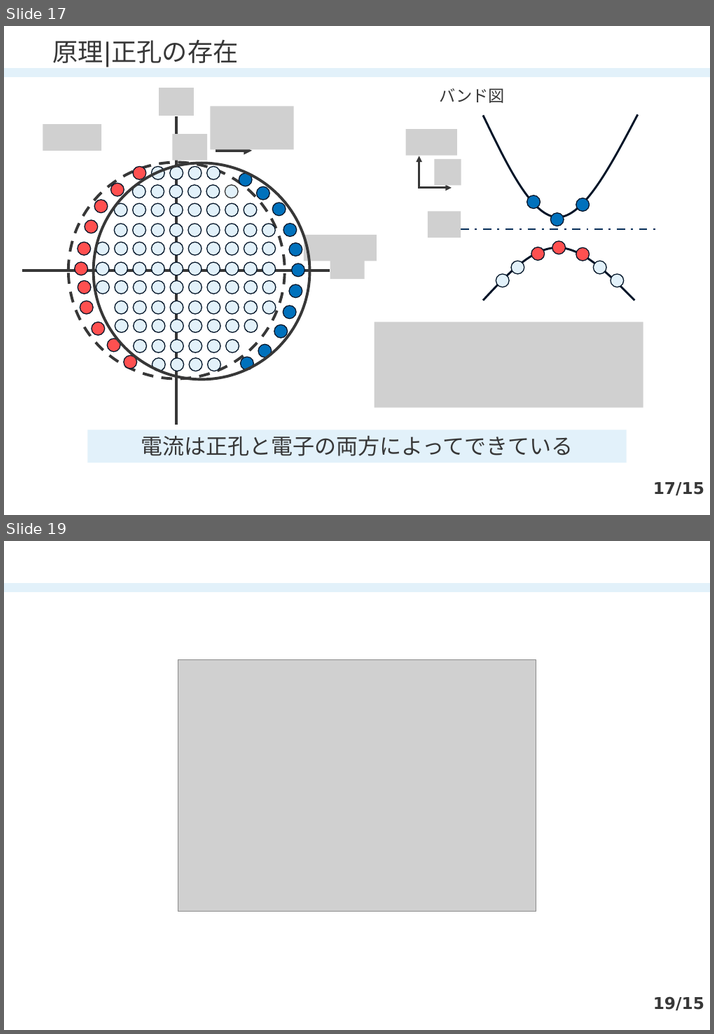
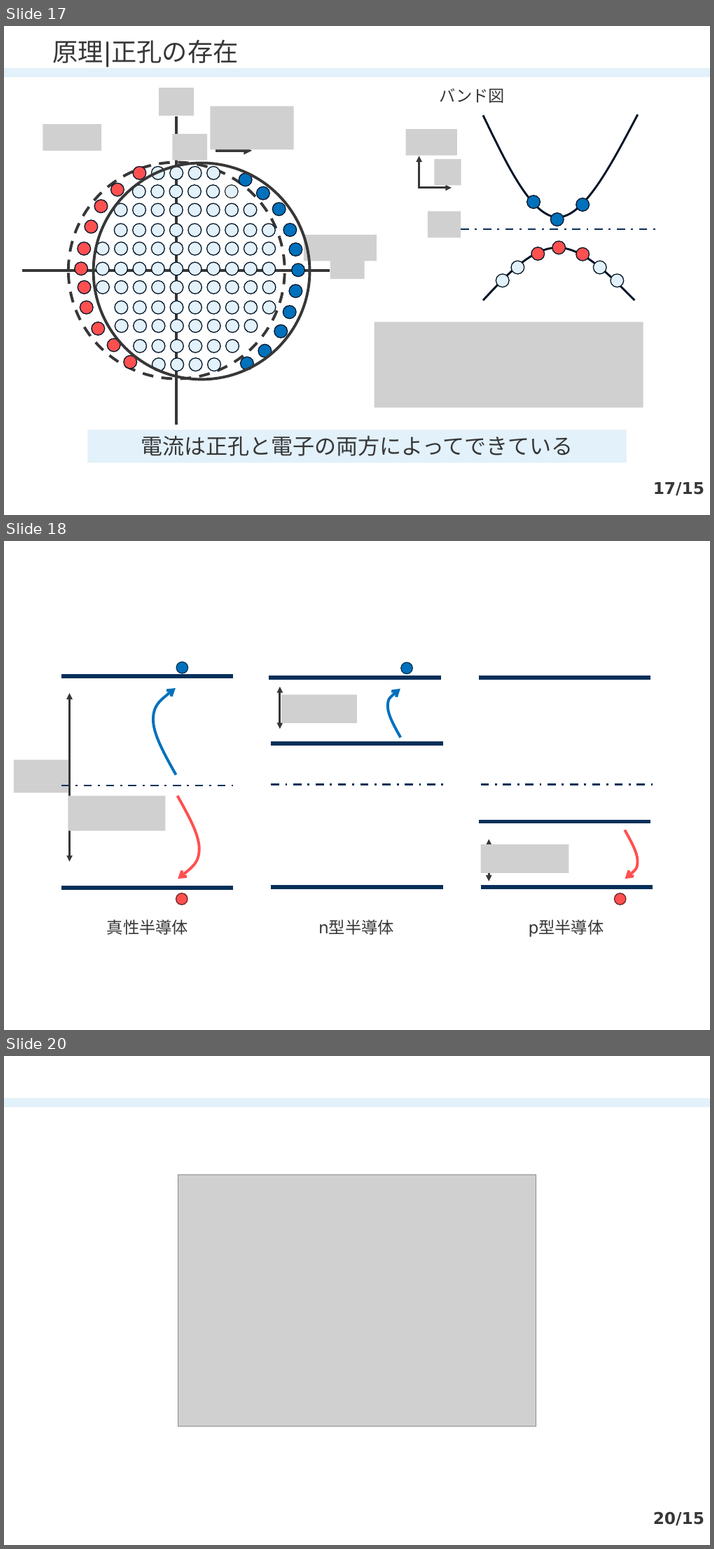
Before and after one commit to xiang-gong3944/----, a slide deck: 2024_06_28_半導体/1522068_半導体.pptx. Shown one above the other, each under a label of ours: slides 17 and 19 before the commit, slides 17, 18 and 20 after it; the slides between them are not shown. The pictures are 714x1034 and 714x1549 pixels, drawn with LibreOffice and Linux fonts; fonts in the diff are those of the drawing; grey boxes stand for pictures. Boxes give left, top, right and bottom in pixels: in the first picture for what was removed or moved away, otherwise in the second. Text is boxed around its words. In the diff, an @@ line names an element or a change of style, - is before the commit and + after.

```diff
--- a/2024_06_28_半導体/1522068_半導体.pptx
+++ b/2024_06_28_半導体/1522068_半導体.pptx
@@ slide 18 added at box(4, 541, 710, 1030), background #FFFFFF @@
@@ ellipse added at box(177, 661, 188, 673), fill #0071BC, outline #003252 1 pt @@
@@ ellipse added at box(401, 662, 413, 674), fill #0071BC, outline #003252 1 pt @@
@@ freeform shape added at box(153, 688, 176, 775), outline #0071BC 3 pt @@
@@ freeform shape added at box(388, 688, 401, 737), outline #0071BC 3 pt @@
@@ picture added at box(14, 760, 70, 792) @@
@@ freeform shape added at box(178, 796, 199, 878), outline #FF5050 3 pt @@
@@ freeform shape added at box(625, 829, 638, 878), outline #FF5050 3 pt @@
@@ ellipse added at box(176, 893, 187, 904), fill #FF5050, outline #702323 1 pt @@
@@ ellipse added at box(614, 893, 626, 904), fill #FF5050, outline #702323 1 pt @@
@@ group added at box(61, 676, 234, 934): 3 lines, 1 double arrow, 1 picture, 1 text @@
+真性半導体
@@ group added at box(269, 677, 443, 934): 4 lines, 1 double arrow, 1 picture, 1 text @@
+n型半導体
@@ group added at box(479, 677, 652, 937): 4 lines, 1 double arrow, 1 picture, 1 text @@
+p型半導体
@@ what was slide 19 is now slide 20 @@
@@ page number at box(653, 1511, 704, 1525): text changed @@
-19/15
+20/15
```
Also in this commit, not shown: 1 slide changed, 1 other slide added, 6 other files.
